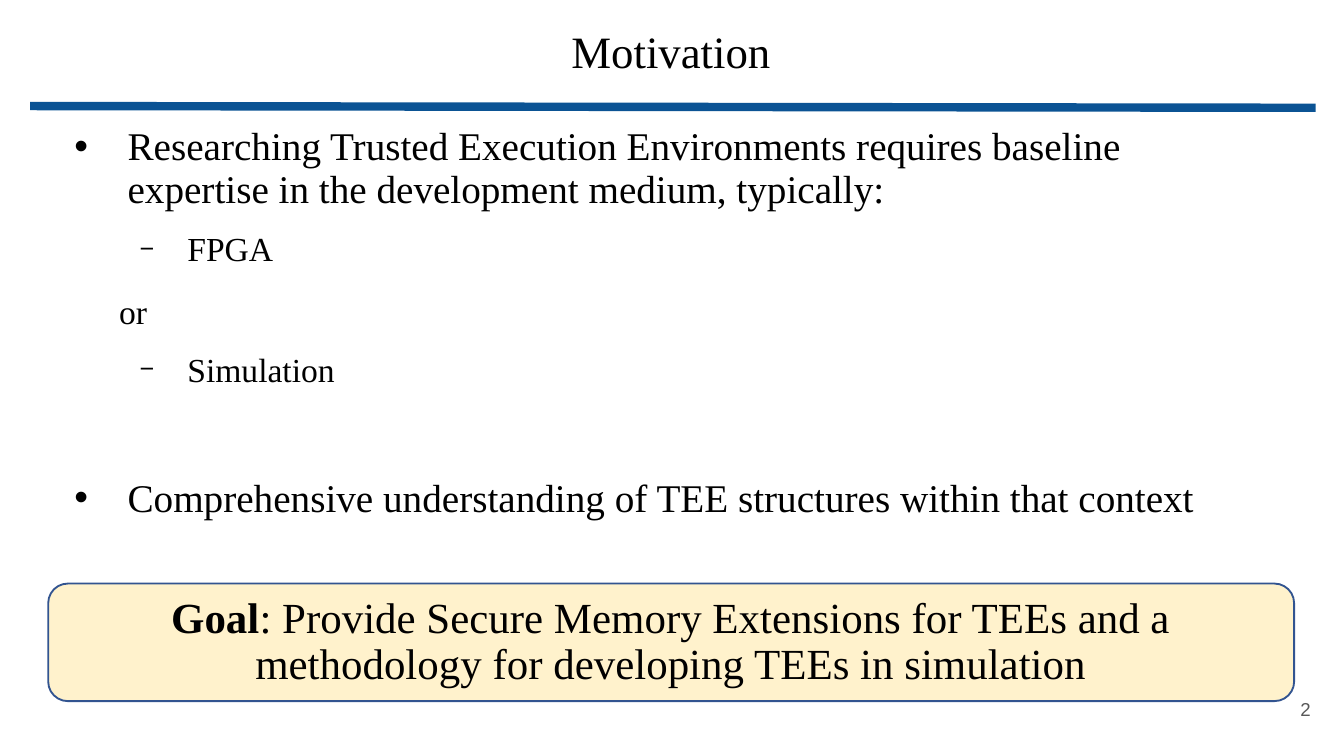
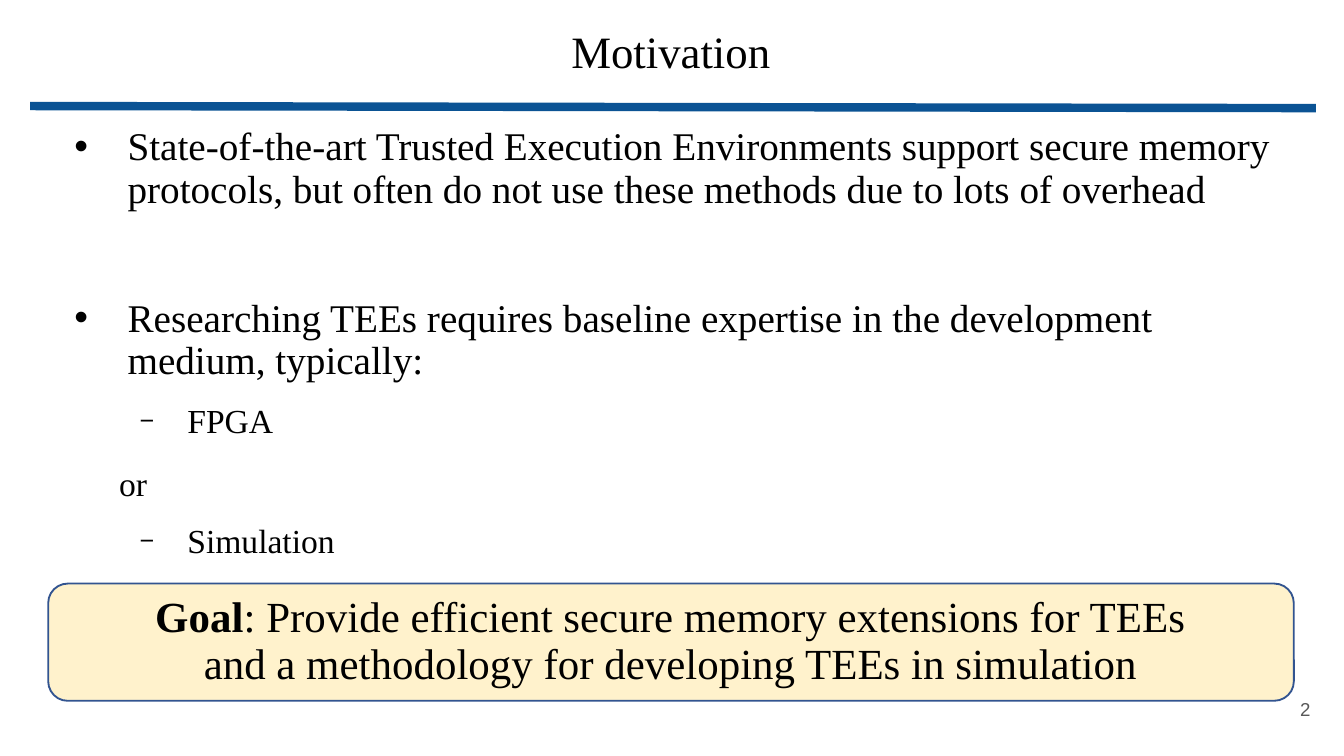
Before and after one commit to wbuz24/grad-research, a slide deck: slide 2 of presentations/IEEE_CIR.pptx. Drawn at 1344x756 pixels with LibreOffice and Linux fonts; fonts in the diff are those of the drawing. Boxes give left, top, right and bottom in pixels: in the first picture for what was removed or moved away, otherwise in the second. Text is boxed around its words. In the diff, an @@ line names an element or a change of style, - is before the commit and + after.

```diff
--- a/presentations/IEEE_CIR.pptx
+++ b/presentations/IEEE_CIR.pptx
@@ text at [128,132,1270,382]: text changed @@
-• Researching Trusted Execution Environments requires baseline expertise in the development medium, typically:
+• State-of-the-art Trusted Execution Environments support secure memory protocols, but often do not use these methods due to lots of overhead
+• Researching TEEs requires baseline expertise in the development medium, typically:
@@ text at [128,484,1193,519]: paragraph removed @@
-• Comprehensive understanding of TEE structures within that context
@@ text at [155,601,1185,688]: text changed @@
-Goal: Provide Secure Memory Extensions for TEEs and a methodology for developing TEEs in simulation
+Goal: Provide efficient secure memory extensions for TEEs and a methodology for developing TEEs in simulation
```
Also in this commit, not shown: 4 other slides changed, 11 slides added, 4 slides removed.
